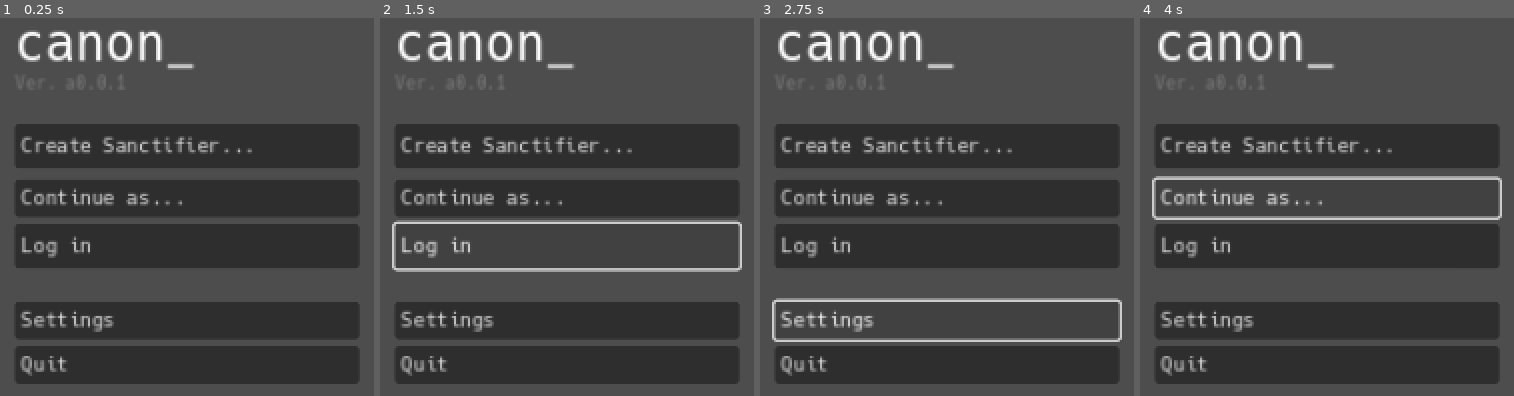
Above: before the commit, frames 1-4 (left to right).
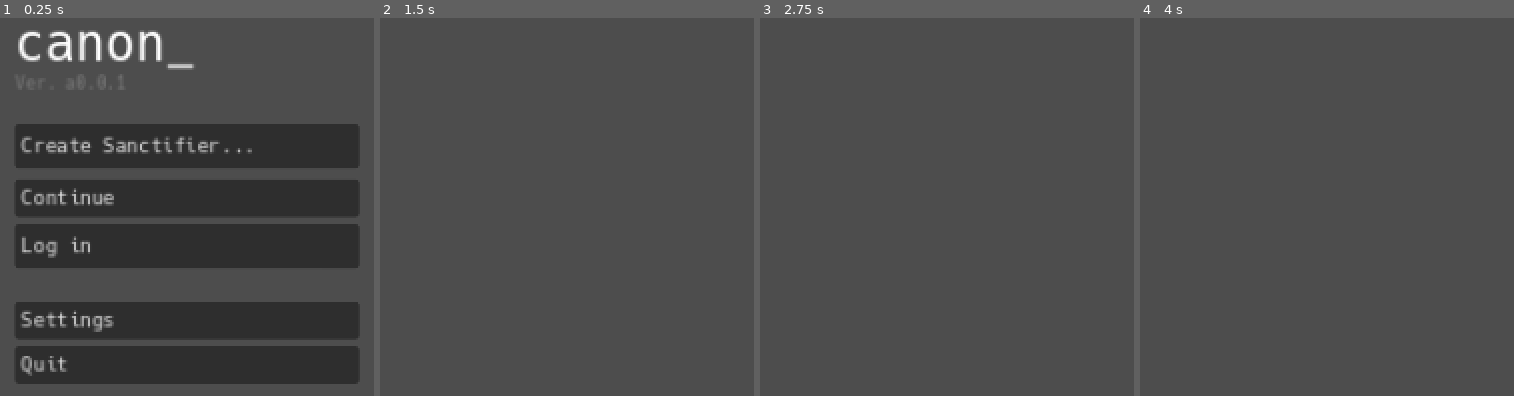
Above: after the commit, the same moments.

Repository: pivinx1/canon
Game: Godot game, scene res://scenes/mainmenu.tscn
Two runs of this game, one before a commit and one after it. Both use one fixed random seed, a clock stepped at 60 frames per second and the inputs below.
Inputs (mouse positions are in pixels of both pictures, inside the frame that each line leads up to):
- Up to frame 1 (0.25 s): no input
- Up to frame 2 (1.5 s): click "Create Sanctifier..." at 0.5 s; click (567, 244) at 1.25 s, where only the run before the commit has a clickable "Log in"
- Up to frame 3 (2.75 s): click (947, 320) at 2 s, where only the run before the commit has a clickable "Settings"
- Up to frame 4 (4 s): click (1327, 199) at 2.75 s, where only the run before the commit has a clickable "Continue as..."; click (1327, 199) at 3.5 s, where only the run before the commit has a clickable "Continue as..."

The runs differ from the first frame. In frame 1, 0.2% of the frame differs, in the area x 33-49%, y 46-50%; in frame 2, 39%; in frame 3, 42%; in frame 4, 42%, in the area x 3-97%, y 3-97%.

Commit message:
main menu part 2

Diff:
--- a/autoLoads/globaldata.gd
+++ b/autoLoads/globaldata.gd
@@ -57,17 +57,21 @@
 	rng.randomize()
 
 func generateAgent(sector: String, type: String):
-	var agentMacArray: Array[String] = ["", "", "", "", "", ""]
 	var fullAgentNamePlaceholder = "{sector}_{type}_{id}"
 	var agentId: String = ""
-	for octet in agentMacArray.size():
-		for i in 2:
-			agentMacArray[octet] += macAddressArray[rng.randi_range(0, 15)]
-			print(octet)
-	print(agentMacArray)
-	var agentMacAddress: String = "%s:%s:%s:%s:%s:%s"
-	agentMacAddress = agentMacAddress % [agentMacArray[0], agentMacArray[1], agentMacArray[2], agentMacArray[3], agentMacArray[4], agentMacArray[5]]
+	var agentMacAddress = generateMacAddr()
 	for i in 6:
 		agentId += macAddressArray[rng.randi_range(0, 15)]
 	var fullAgentName: String = fullAgentNamePlaceholder.format({"sector": sectorPrefixes[sector], "type": miscAgentNamingParts[type], "id": agentId})
 	return [fullAgentName, agentMacAddress]
+
+func generateMacAddr():
+	var macArray: Array[String] = ["", "", "", "", "", ""]
+	for octet in macArray.size():
+		for i in 2:
+			macArray[octet] += macAddressArray[rng.randi_range(0, 15)]
+			print(octet)
+	print(macArray)
+	var macAddress: String = "%s:%s:%s:%s:%s:%s"
+	macAddress = macAddress % [macArray[0], macArray[1], macArray[2], macArray[3], macArray[4], macArray[5]]
+	return macAddress
--- /dev/null
+++ b/autoLoads/playerData.gd
@@ -0,0 +1,7 @@
+extends Node
+
+var playerInfoDict: Dictionary = {
+	"playerName": "",
+	"playerGender": "",
+	"playerMac": "",
+}
--- a/project.godot
+++ b/project.godot
@@ -18,6 +18,7 @@
 [autoload]
 
 globaldata="*res://autoLoads/globaldata.gd"
+playerdata="*res://autoLoads/playerData.gd"
 
 [display]
 
--- a/scenes/mainmenu.tscn
+++ b/scenes/mainmenu.tscn
@@ -18,7 +18,12 @@
 stream = ExtResource("3_bv25c")
 autoplay = true
 
-[node name="Title" type="Label" parent="."]
+[node name="MainMenuButtons" type="Control" parent="."]
+anchors_preset = 0
+offset_right = 40.0
+offset_bottom = 40.0
+
+[node name="Title" type="Label" parent="MainMenuButtons"]
 layout_mode = 0
 offset_left = 64.0
 offset_top = 64.0
@@ -28,17 +33,17 @@
 text = "canon_"
 vertical_alignment = 1
 
-[node name="Label" type="Label" parent="."]
+[node name="Version" type="Label" parent="MainMenuButtons"]
 modulate = Color(1, 1, 1, 0.25098)
 layout_mode = 0
 offset_left = 64.0
 offset_top = 107.0
-offset_right = 104.0
+offset_right = 144.0
 offset_bottom = 126.0
 theme_override_font_sizes/font_size = 12
 text = "Ver. a0.0.1"
 
-[node name="NewGame" type="Button" parent="."]
+[node name="NewGame" type="Button" parent="MainMenuButtons"]
 layout_mode = 0
 offset_left = 64.0
 offset_top = 144.0
@@ -48,17 +53,17 @@
 text = "Create Sanctifier..."
 alignment = 0
 
-[node name="Continue" type="Button" parent="."]
+[node name="Continue" type="Button" parent="MainMenuButtons"]
 layout_mode = 0
 offset_left = 64.0
 offset_top = 184.0
 offset_right = 312.0
-offset_bottom = 208.0
+offset_bottom = 209.0
 theme_override_font_sizes/font_size = 14
-text = "Continue as..."
+text = "Continue"
 alignment = 0
 
-[node name="ContinueAs" type="Button" parent="."]
+[node name="ContinueAs" type="Button" parent="MainMenuButtons"]
 layout_mode = 0
 offset_left = 64.0
 offset_top = 216.0
@@ -68,7 +73,7 @@
 text = "Log in"
 alignment = 0
 
-[node name="Settings" type="Button" parent="."]
+[node name="Settings" type="Button" parent="MainMenuButtons"]
 layout_mode = 0
 offset_left = 64.0
 offset_top = 272.0
@@ -78,7 +83,7 @@
 text = "Settings"
 alignment = 0
 
-[node name="Quit" type="Button" parent="."]
+[node name="Quit" type="Button" parent="MainMenuButtons"]
 layout_mode = 0
 offset_left = 64.0
 offset_top = 304.0
@@ -87,3 +92,84 @@
 theme_override_font_sizes/font_size = 14
 text = "Quit"
 alignment = 0
+
+[node name="RegisterScreen" type="Control" parent="."]
+visible = false
+anchors_preset = 0
+offset_left = 328.0
+offset_top = 96.0
+offset_right = 648.0
+offset_bottom = 400.0
+
+[node name="Label" type="Label" parent="RegisterScreen"]
+layout_mode = 0
+offset_top = 24.0
+offset_right = 320.0
+offset_bottom = 43.0
+theme_override_font_sizes/font_size = 11
+text = "--- Sanctifier Registration Procedure ---"
+horizontal_alignment = 1
+vertical_alignment = 1
+
+[node name="NameBlock" type="Control" parent="RegisterScreen"]
+anchors_preset = 0
+offset_left = 24.0
+offset_top = 48.0
+offset_right = 304.0
+offset_bottom = 75.0
+
+[node name="GenderPicker" type="OptionButton" parent="RegisterScreen/NameBlock"]
+layout_mode = 0
+offset_right = 64.0
+offset_bottom = 20.0
+item_count = 2
+popup/item_0/text = "Lord"
+popup/item_0/id = 0
+popup/item_1/text = "Lady"
+popup/item_1/id = 1
+
+[node name="NameLineEdit" type="LineEdit" parent="RegisterScreen/NameBlock"]
+layout_mode = 0
+offset_left = 84.0
+offset_right = 280.0
+offset_bottom = 27.0
+placeholder_text = "Name"
+
+[node name="PasswordLineEdit" type="LineEdit" parent="RegisterScreen"]
+layout_mode = 0
+offset_left = 24.0
+offset_top = 80.0
+offset_right = 304.0
+offset_bottom = 107.0
+placeholder_text = "Access Key"
+
+[node name="ConfirmPassword" type="LineEdit" parent="RegisterScreen"]
+layout_mode = 0
+offset_left = 24.0
+offset_top = 112.0
+offset_right = 304.0
+offset_bottom = 139.0
+placeholder_text = "Confirm Access Key"
+
+[node name="Confirm" type="Button" parent="RegisterScreen"]
+layout_mode = 0
+offset_left = 24.0
+offset_top = 152.0
+offset_right = 216.0
+offset_bottom = 168.0
+theme_override_font_sizes/font_size = 12
+text = "CONFIRM"
+alignment = 0
+
+[node name="Abort" type="Button" parent="RegisterScreen"]
+layout_mode = 0
+offset_left = 24.0
+offset_top = 184.0
+offset_right = 216.0
+offset_bottom = 207.0
+theme_override_font_sizes/font_size = 12
+text = "ABORT"
+alignment = 0
+
+[connection signal="pressed" from="MainMenuButtons/NewGame" to="." method="_on_new_game_pressed"]
+[connection signal="pressed" from="MainMenuButtons/Quit" to="." method="_on_quit_pressed"]
--- a/scripts/mainmenu.gd
+++ b/scripts/mainmenu.gd
@@ -1 +1,12 @@
 extends Control
+
+@onready var mainmenubuttons = $MainMenuButtons
+@onready var registerForm = $RegisterScreen
+
+
+func _on_quit_pressed():
+	get_tree().quit()
+
+
+func _on_new_game_pressed():
+	mainmenubuttons.hide()
